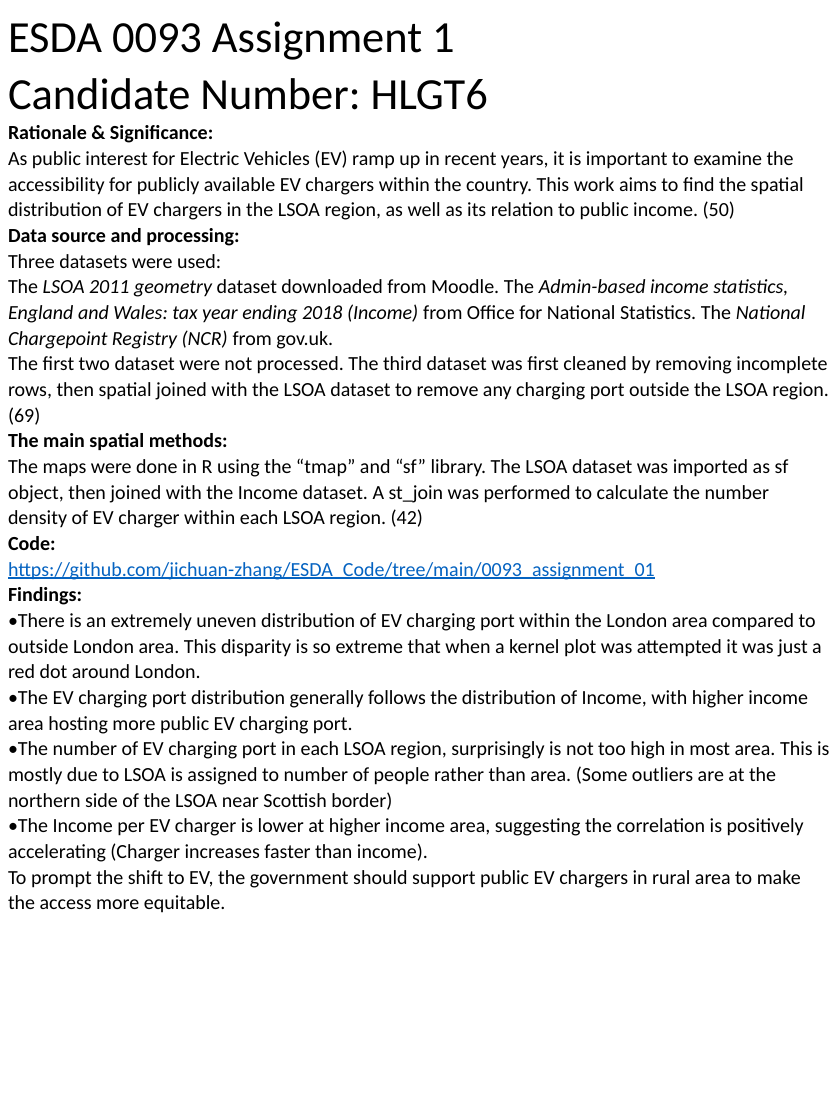
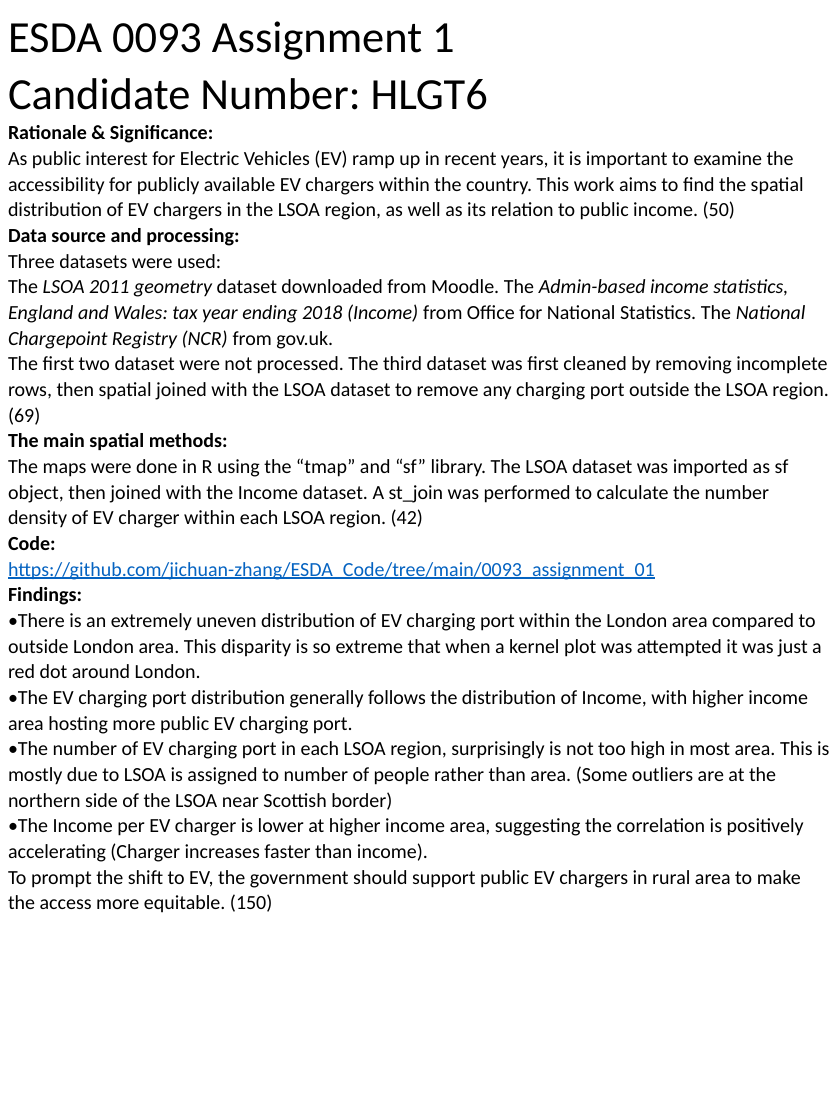
Before and after one commit to jichuan-zhang/ESDA_Code, a slide deck: slide 1 of 0093_assignment_01/0093 Assignment.pptx. Drawn at 840x1120 pixels with LibreOffice and Linux fonts; fonts in the diff are those of the drawing. Boxes give left, top, right and bottom in pixels: in the first picture for what was removed or moved away, otherwise in the second. Text is boxed around its words. In the diff, an @@ line names an element or a change of style, - is before the commit and + after.

```diff
--- a/0093_assignment_01/0093 Assignment.pptx
+++ b/0093_assignment_01/0093 Assignment.pptx
@@ title at (8,21,829,913): text changed @@
-ESDA 0093 Assignment 1
-Candidate Number: HLGT6
-Rationale & Significance:
-As public interest for Electric Vehicles (EV) ramp up in recent years, it is important to examine the accessibility for publicly available EV chargers within the country. This work aims to find the spatial distribution of EV chargers in the LSOA region, as well as its relation to public income. (50)
-Data source and processing:
-Three datasets were used:
-The LSOA 2011 geometry dataset downloaded from Moodle. The Admin-based income statistics, England and Wales: tax year ending 2018 (Income) from Office for National Statistics. The National Chargepoint Registry (NCR) from gov.uk.
-The first two dataset were not processed. The third dataset was first cleaned by removing incomplete rows, then spatial joined with the LSOA dataset to remove any charging port outside the LSOA region. (69)
-The main spatial methods:
-The maps were done in R using the “tmap” and “sf” library. The LSOA dataset was imported as sf object, then joined with the Income dataset. A st_join was performed to calculate the number density of EV charger within each LSOA region. (42)
-Code:
-https://github.com/jichuan-zhang/ESDA_Code/tree/main/0093_assignment_01
-Findings:
-•There is an extremely uneven distribution of EV charging port within the London area compared to outside London area. This disparity is so extreme that when a kernel plot was attempted it was just a red dot around London.
-•The EV charging port distribution generally follows the distribution of Income, with higher income area hosting more public EV charging port.
-•The number of EV charging port in each LSOA region, surprisingly is not too high in most area. This is mostly due to LSOA is assigned to number of people rather than area. (Some outliers are at the northern side of the LSOA near Scottish border)
-•The Income per EV charger is lower at higher income area, suggesting the correlation is positively accelerating (Charger increases faster than income).
-To prompt the shift to EV, the government should support public EV chargers in rural area to make the access more equitable.
+ESDA 0093 Assignment 1
+Candidate Number: HLGT6
+Rationale & Significance:
+As public interest for Electric Vehicles (EV) ramp up in recent years, it is important to examine the accessibility for publicly available EV chargers within the country. This work aims to find the spatial distribution of EV chargers in the LSOA region, as well as its relation to public income. (50)
+Data source and processing:
+Three datasets were used:
+The LSOA 2011 geometry dataset downloaded from Moodle. The Admin-based income statistics, England and Wales: tax year ending 2018 (Income) from Office for National Statistics. The National Chargepoint Registry (NCR) from gov.uk.
+The first two dataset were not processed. The third dataset was first cleaned by removing incomplete rows, then spatial joined with the LSOA dataset to remove any charging port outside the LSOA region. (69)
+The main spatial methods:
+The maps were done in R using the “tmap” and “sf” library. The LSOA dataset was imported as sf object, then joined with the Income dataset. A st_join was performed to calculate the number density of EV charger within each LSOA region. (42)
+Code:
+https://github.com/jichuan-zhang/ESDA_Code/tree/main/0093_assignment_01
+Findings:
+•There is an extremely uneven distribution of EV charging port within the London area compared to outside London area. This disparity is so extreme that when a kernel plot was attempted it was just a red dot around London.
+•The EV charging port distribution generally follows the distribution of Income, with higher income area hosting more public EV charging port.
+•The number of EV charging port in each LSOA region, surprisingly is not too high in most area. This is mostly due to LSOA is assigned to number of people rather than area. (Some outliers are at the northern side of the LSOA near Scottish border)
+•The Income per EV charger is lower at higher income area, suggesting the correlation is positively accelerating (Charger increases faster than income).
+To prompt the shift to EV, the government should support public EV chargers in rural area to make the access more equitable. (150)
```
Also in this commit, not shown: 2 other files.
